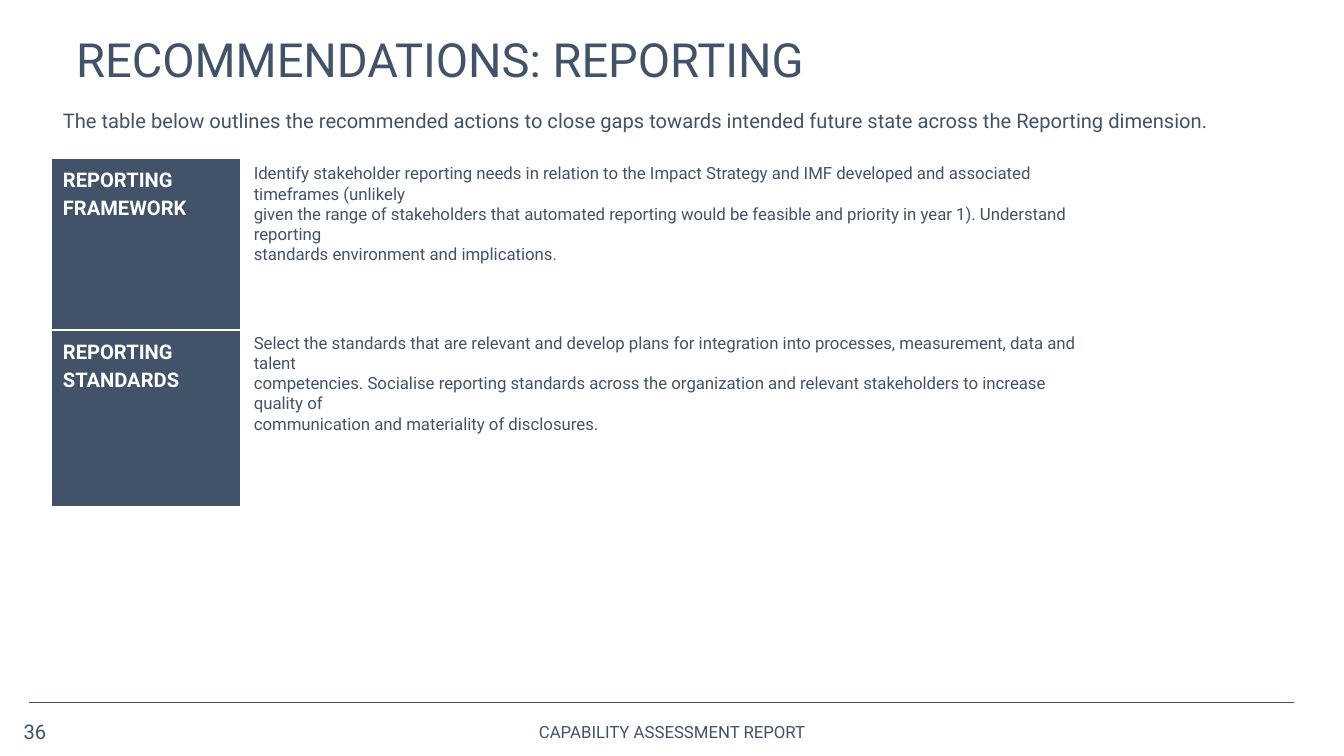
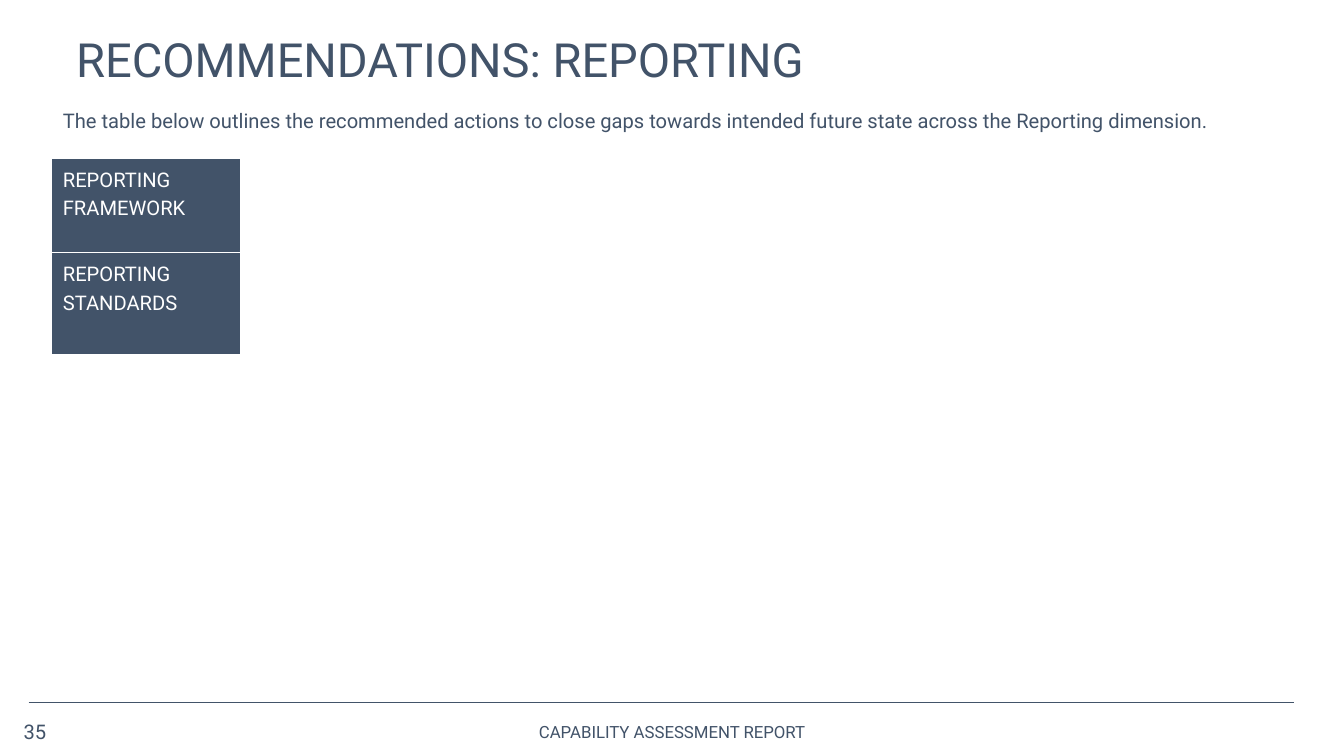
Before and after one commit to opus-meum/power-automate, a slide deck: slide 35 of Capability Assessment Report.pptx (slide 36 before the commit). Drawn at 1344x756 pixels with LibreOffice and Linux fonts; fonts in the diff are those of the drawing; background and template pictures are left out. Boxes give left, top, right and bottom in pixels: in the first picture for what was removed or moved away, otherwise in the second. Text is boxed around its words. In the diff, an @@ line names an element or a change of style, - is before the commit and + after.

```diff
--- a/Capability Assessment Report.pptx
+++ b/Capability Assessment Report.pptx
@@ table at box(51, 158, 1303, 356) @@
@@ bold off @@
@@ text removed at box(254, 166, 1066, 264) @@
-Identify stakeholder reporting needs in relation to the Impact Strategy and IMF developed and associated timeframes (unlikely
-given the range of stakeholders that automated reporting would be feasible and priority in year 1). Understand reporting
-standards environment and implications.
@@ text removed at box(254, 336, 1075, 434) @@
-Select the standards that are relevant and develop plans for integration into processes, measurement, data and talent
-competencies. Socialise reporting standards across the organization and relevant stakeholders to increase quality of
-communication and materiality of disclosures.
@@ page number at box(24, 724, 47, 739): text changed @@
-36
+35
```
Also in this commit, not shown: 12 other slides changed, 1 slide added, 2 slides removed, 1 other file.
